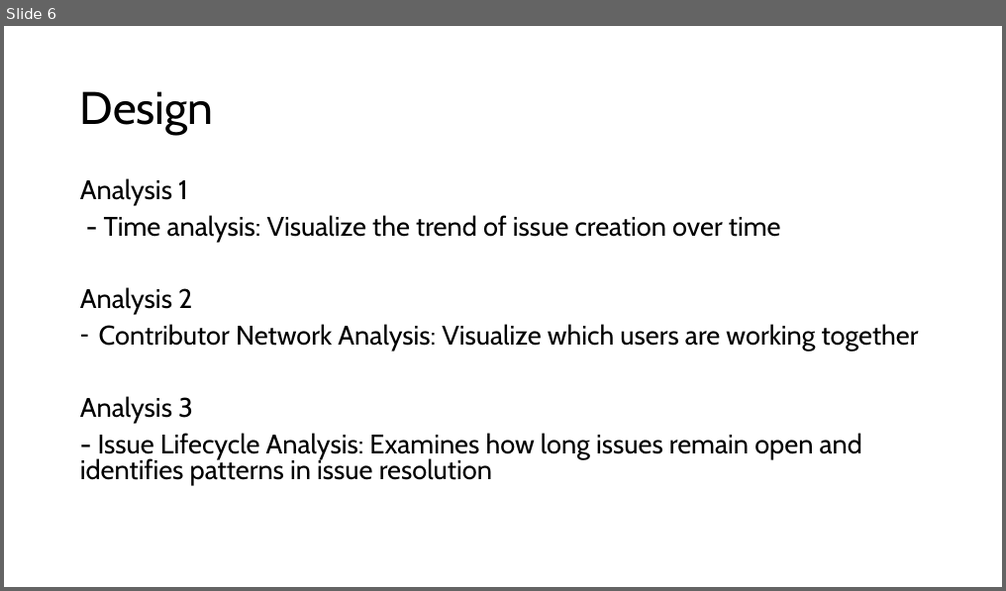
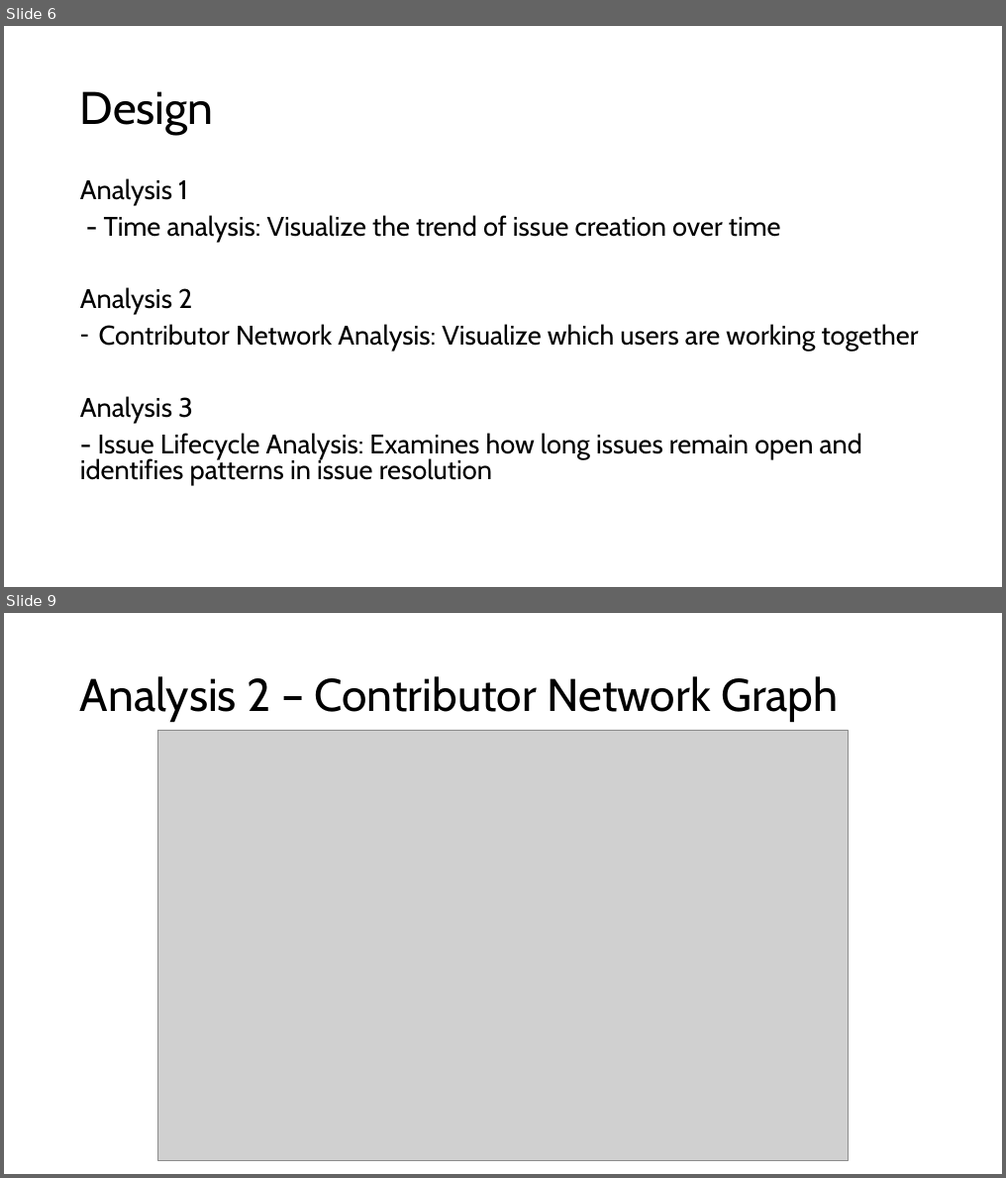
Before and after one commit to timsweeney7/enpm611-project-app, a slide deck: presentation/Presentation1.pptx. Shown one above the other, each under a label of ours: slide 6 before the commit, slides 6 and 9 after it; the slides between them are not shown. The pictures are 1006x591 and 1006x1178 pixels, drawn with LibreOffice and Linux fonts; fonts in the diff are those of the drawing; grey boxes stand for pictures. Boxes give left, top, right and bottom in pixels: in the first picture for what was removed or moved away, otherwise in the second. Text is boxed around its words. In the diff, an @@ line names an element or a change of style, - is before the commit and + after.

Commit message:
Updating analysis 1 for presentation.  Updating presentation

```diff
--- a/presentation/Presentation1.pptx
+++ b/presentation/Presentation1.pptx
@@ slide 9 added at bbox=[4, 613, 1002, 1174], background #FFFFFF @@
@@ title added at bbox=[80, 676, 838, 722], 44 pt, text #000000 @@
+Analysis 2 – Contributor Network Graph
@@ picture added at bbox=[158, 730, 848, 1161] @@
```
Also in this commit, not shown: 2 slides changed, 3 other slides added, 1 other file.
